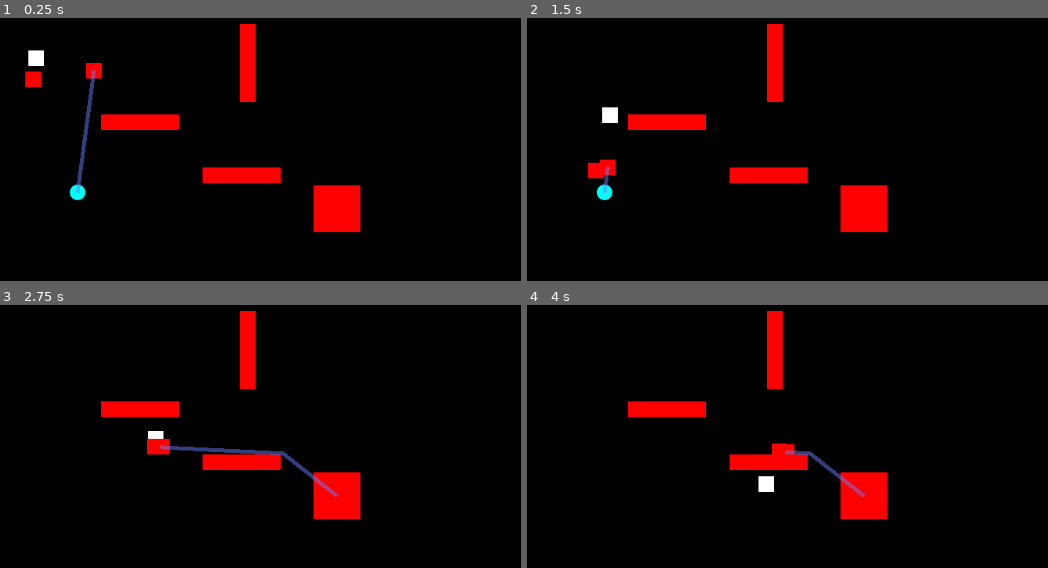
Above: before the commit, frames 1-4 (two rows, left to right).
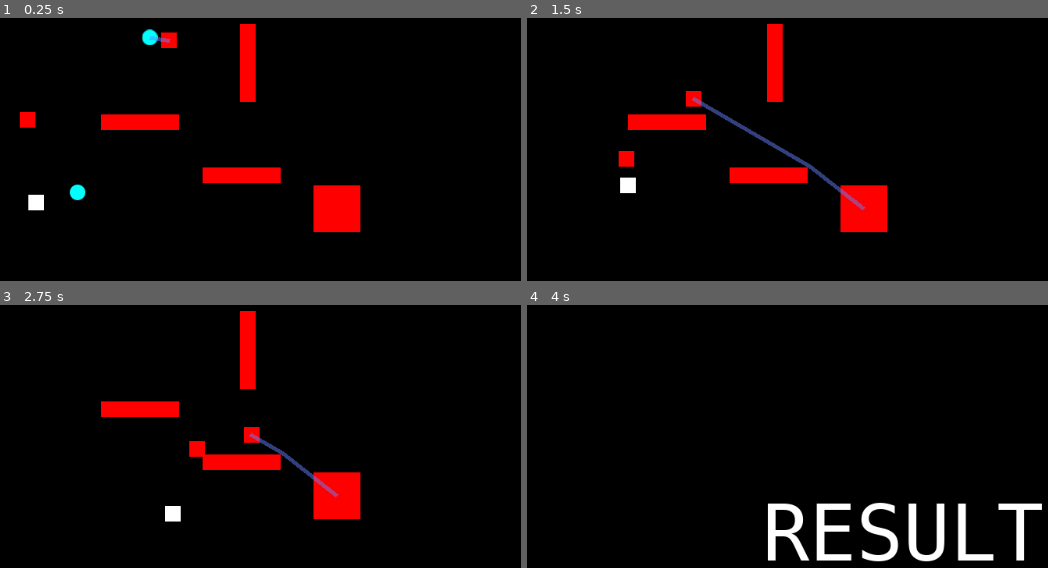
Above: after the commit, the same moments.

Repository: hsandt/bot-competition
Game: Godot game, scene res://Scenes/Arena.tscn
Same seed, same stepped clock (60 frames per second), same inputs: the game is played once before the commit and once after it.
Inputs (mouse positions are in pixels of both pictures, inside the frame that each line leads up to):
- Up to frame 1 (0.25 s): no input
- Up to frame 2 (1.5 s): move the mouse to (outside the picture) at 0.52 s; press the mouse at (outside the picture) at 0.53 s; hold Right (ui_right) 0.53-1.28 s; move the mouse to (740, 270) at 1.27 s; release the mouse at (740, 270) at 1.28 s; hold Down (ui_down) from 1.28 s (still down); click (740, 270) at 1.35 s
- Up to frame 3 (2.75 s): move the mouse to (458, 431) at 2.02 s; release Down (ui_down) at 2.03 s; press the mouse at (458, 431) at 2.03 s; hold Right (ui_right) from 2.03 s (still down)
- Up to frame 4 (4 s): move the mouse to (outside the picture) at 2.77 s; release Right (ui_right) at 2.78 s; release the mouse at (outside the picture) at 2.78 s; hold Up (ui_up) 2.78-3.53 s; click (outside the picture) at 2.85 s; move the mouse to (outside the picture) at 3.52 s; press the mouse at (outside the picture) at 3.53 s; hold Left (ui_left) from 3.53 s (still down)

The runs differ from the first frame. In frame 1, 1.7% of the frame differs, in the area x 3-34%, y 4-74%; in frame 2, 1.9%; in frame 3, 1.3%; in frame 4, 9.0%, in the area x 19-99%, y 2-98%.

Commit message:
[PALET] Moved palets to show that bots are not seeking the closest ones

Diff:
--- a/Scenes/Arena.tscn
+++ b/Scenes/Arena.tscn
@@ -87,6 +87,7 @@
 [node name="AppManager" parent="." instance=ExtResource( 3 )]
 
 [node name="HumanCharacter" parent="." instance=ExtResource( 4 )]
+position = Vector2( 76.9037, 243.296 )
 
 [node name="Navigation2D" type="Navigation2D" parent="." groups=[
 "navigation",
@@ -105,18 +106,20 @@
 points = PoolVector2Array( -4.25176, -36.5185, 15.3859, -38.7147, 42.4985, -34.0783, 42.4985, 12.7738, 147.047, 262.694, 17.5397, 36.4439, -15.4009, 27.1711 )
 width = 5.0
 default_color = Color( 0.4, 0.501961, 1, 0.501961 )
+texture_mode = 273403984
 
 [node name="TileMap" type="TileMap" parent="."]
 tile_set = ExtResource( 6 )
 format = 1
 
 [node name="Palet" parent="." instance=ExtResource( 7 )]
-position = Vector2( 72.4784, 76.8901 )
+position = Vector2( 222.518, 31.4494 )
 
 [node name="Palet2" parent="." instance=ExtResource( 7 )]
 position = Vector2( 130, 230 )
 
 [node name="AICharacter" parent="." instance=ExtResource( 8 )]
+position = Vector2( 45.2154, 150.582 )
 
 [node name="AICharacter2" parent="." instance=ExtResource( 8 )]
-position = Vector2( 155.629, 50.3311 )
+position = Vector2( 271.374, 38.3279 )
